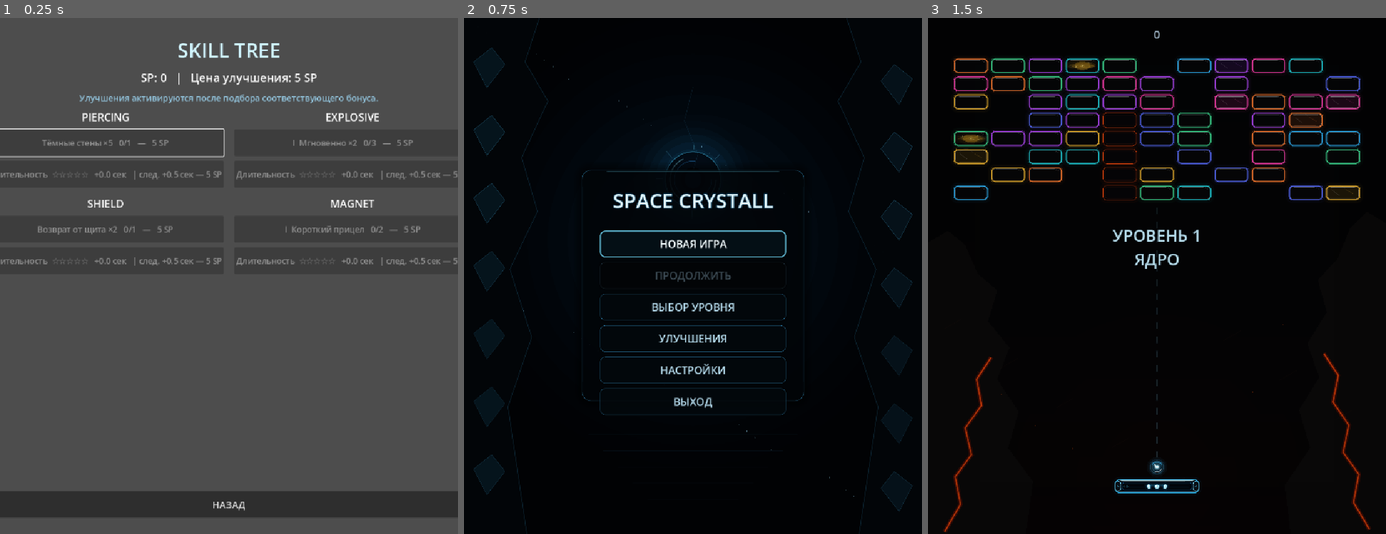
Above: before the commit, frames 1-3 (left to right).
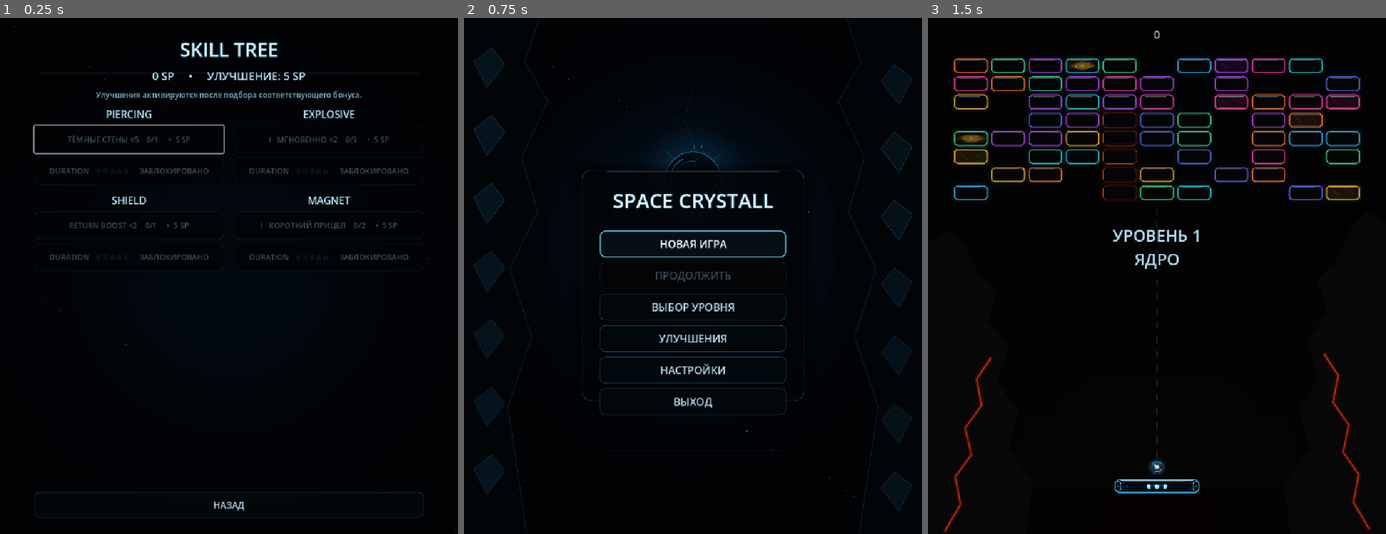
Above: after the commit, the same moments.

Repository: Ardarik421/arkanoid
Game: Godot game, scene res://scenes/skill_tree.tscn
The game is run twice, just before and just after one commit, with the same random seed, the same clock (stepped at 60 frames per second) and the same inputs. This scene is started directly instead of the project's main scene. Sound files missing from this copy of the repository are replaced by a short silence.
Inputs:
- Up to frame 1 (0.25 s): no input
- Up to frame 2 (0.75 s): click "НАЗАД" at 0.5 s
- Up to frame 3 (1.5 s): click "НОВАЯ ИГРА" at 1.25 s

The runs differ from the first frame. In frame 1, 99% of the frame differs, in the area x 0-100%, y 0-100%; in frame 2, nothing differs; in frame 3, nothing differs.

Commit message:
Style skill tree interface

Diff:
--- a/scenes/skill_tree.gd
+++ b/scenes/skill_tree.gd
@@ -1,6 +1,7 @@
 extends Control
 
 const MAIN_MENU_SCENE: String = "res://scenes/main_menu.tscn"
+var animation_time: float = 0.0
 
 @onready var sp_label: Label = $Margin/VBox/Header/SPLabel
 @onready var status_label: Label = $Margin/VBox/StatusLabel
@@ -9,71 +10,130 @@
 	_setup_style()
 	_refresh()
 	$Margin/VBox/Branches/Piercing/Gameplay.grab_focus()
+	queue_redraw()
+
+func _process(delta):
+	animation_time += delta
+	queue_redraw()
 
 func _unhandled_input(event):
 	if event.is_action_pressed("ui_cancel"):
 		_back_to_menu()
 
+func _draw():
+	var viewport_size := size
+	var pulse := 0.5 + 0.5 * sin(animation_time * 0.7)
+	draw_rect(Rect2(Vector2.ZERO, viewport_size), Color(0.004, 0.008, 0.016, 1.0), true)
+	for i in range(48):
+		var x := float((i * 173 + 47) % int(viewport_size.x))
+		var y := float((i * 97 + 31) % int(viewport_size.y))
+		var twinkle := 0.5 + 0.5 * sin(animation_time * 0.55 + float(i) * 1.37)
+		draw_circle(Vector2(x, y), 0.7 + float(i % 3) * 0.3, Color(0.58, 0.86, 1.0, 0.08 + twinkle * 0.22))
+	var center := viewport_size * 0.5
+	for i in range(7, 0, -1):
+		draw_circle(center, 110.0 + float(i) * 55.0, Color(0.04, 0.24, 0.38, 0.004 + float(8 - i) * 0.004))
+	draw_line(Vector2(80, 116), Vector2(viewport_size.x - 80, 116), Color(0.28, 0.76, 1.0, 0.12 + pulse * 0.05), 1.0)
+
 func _setup_style():
-	$Margin/VBox/Title.add_theme_font_size_override("font_size", 42)
-	$Margin/VBox/Title.add_theme_color_override("font_color", Color(0.82, 0.96, 1.0))
-	sp_label.add_theme_font_size_override("font_size", 24)
-	status_label.add_theme_font_size_override("font_size", 18)
-	status_label.add_theme_color_override("font_color", Color(0.58, 0.78, 0.88))
+	$Margin/VBox/Title.add_theme_font_size_override("font_size", 40)
+	$Margin/VBox/Title.add_theme_color_override("font_color", Color(0.84, 0.96, 1.0))
+	$Margin/VBox/Title.add_theme_color_override("font_outline_color", Color(0.02, 0.20, 0.31, 0.95))
+	$Margin/VBox/Title.add_theme_constant_override("outline_size", 5)
+	sp_label.add_theme_font_size_override("font_size", 23)
+	sp_label.add_theme_color_override("font_color", Color(0.74, 0.92, 1.0))
+	status_label.add_theme_font_size_override("font_size", 16)
+	status_label.add_theme_color_override("font_color", Color(0.50, 0.72, 0.82))
 	for branch in $Margin/VBox/Branches.get_children():
-		branch.add_theme_constant_override("separation", 10)
+		branch.add_theme_constant_override("separation", 8)
+		var title: Label = branch.get_node("Title")
+		title.add_theme_font_size_override("font_size", 21)
+		title.add_theme_color_override("font_color", Color(0.72, 0.90, 0.98))
 		for child in branch.get_children():
-			if child is Label:
-				child.add_theme_font_size_override("font_size", 22)
 			if child is Button:
-				child.custom_minimum_size = Vector2(0, 56)
-				child.add_theme_font_size_override("font_size", 17)
-	$Margin/VBox/BackButton.custom_minimum_size = Vector2(0, 56)
-	$Margin/VBox/BackButton.add_theme_font_size_override("font_size", 20)
+				child.custom_minimum_size = Vector2(0, 58)
+				child.add_theme_font_size_override("font_size", 16)
+	$Margin/VBox/BackButton.add_theme_font_size_override("font_size", 19)
+	_style_back_button($Margin/VBox/BackButton)
+
+func _make_button_style(border: Color, background: Color, width: int) -> StyleBoxFlat:
+	var style := StyleBoxFlat.new()
+	style.bg_color = background
+	style.border_color = border
+	style.set_border_width_all(width)
+	style.set_corner_radius_all(10)
+	style.content_margin_left = 12.0
+	style.content_margin_right = 12.0
+	style.shadow_color = Color(0, 0, 0, 0.38)
+	style.shadow_size = 5
+	return style
+
+func _apply_node_style(button: Button, purchased: bool, available: bool):
+	button.add_theme_color_override("font_color", Color(0.76, 0.90, 0.96))
+	button.add_theme_color_override("font_hover_color", Color(0.96, 0.995, 1.0))
+	button.add_theme_color_override("font_focus_color", Color(0.96, 0.995, 1.0))
+	button.add_theme_color_override("font_disabled_color", Color(0.34, 0.43, 0.48, 0.72))
+	if purchased:
+		button.add_theme_stylebox_override("normal", _make_button_style(Color(0.34, 0.86, 1.0, 0.72), Color(0.02, 0.11, 0.15, 0.92), 2))
+		button.add_theme_stylebox_override("disabled", _make_button_style(Color(0.28, 0.70, 0.84, 0.48), Color(0.015, 0.075, 0.10, 0.86), 1))
+	elif available:
+		button.add_theme_stylebox_override("normal", _make_button_style(Color(0.18, 0.52, 0.70, 0.55), Color(0.01, 0.035, 0.052, 0.82), 1))
+		button.add_theme_stylebox_override("hover", _make_button_style(Color(0.42, 0.88, 1.0, 0.92), Color(0.02, 0.08, 0.11, 0.94), 2))
+		button.add_theme_stylebox_override("focus", _make_button_style(Color(0.48, 0.90, 1.0, 0.96), Color(0.02, 0.07, 0.10, 0.94), 2))
+	else:
+		button.add_theme_stylebox_override("disabled", _make_button_style(Color(0.10, 0.20, 0.25, 0.42), Color(0.008, 0.016, 0.024, 0.80), 1))
+
+func _style_back_button(button: Button):
+	button.add_theme_color_override("font_color", Color(0.72, 0.87, 0.94))
+	button.add_theme_stylebox_override("normal", _make_button_style(Color(0.18, 0.50, 0.68, 0.38), Color(0.012, 0.035, 0.052, 0.72), 1))
+	button.add_theme_stylebox_override("hover", _make_button_style(Color(0.38, 0.84, 1.0, 0.88), Color(0.020, 0.075, 0.105, 0.90), 2))
+	button.add_theme_stylebox_override("focus", _make_button_style(Color(0.46, 0.88, 1.0, 0.96), Color(0.018, 0.062, 0.090, 0.92), 2))
 
 func _refresh():
-	sp_label.text = "SP: %d   |   Цена улучшения: %d SP" % [SaveManager.skill_points, SaveManager.SKILL_COST]
-	_set_gameplay_button($Margin/VBox/Branches/Piercing/Gameplay, SaveManager.piercing_gameplay, 1, "Тёмные стены ×5")
+	sp_label.text = "%d SP     •     УЛУЧШЕНИЕ: %d SP" % [SaveManager.skill_points, SaveManager.SKILL_COST]
+	_set_gameplay_button($Margin/VBox/Branches/Piercing/Gameplay, SaveManager.piercing_gameplay, 1, "ТЁМНЫЕ СТЕНЫ ×5")
 	_set_duration_button($Margin/VBox/Branches/Piercing/Duration, SaveManager.piercing_duration, SaveManager.piercing_gameplay >= 1)
-
 	_set_gameplay_button($Margin/VBox/Branches/Explosive/Gameplay, SaveManager.explosive_gameplay, 3, _explosive_text())
 	_set_duration_button($Margin/VBox/Branches/Explosive/Duration, SaveManager.explosive_duration, SaveManager.explosive_gameplay >= 3)
-
-	_set_gameplay_button($Margin/VBox/Branches/Shield/Gameplay, SaveManager.shield_gameplay, 1, "Возврат от щита ×2")
+	_set_gameplay_button($Margin/VBox/Branches/Shield/Gameplay, SaveManager.shield_gameplay, 1, "RETURN BOOST ×2")
 	_set_duration_button($Margin/VBox/Branches/Shield/Duration, SaveManager.shield_duration, SaveManager.shield_gameplay >= 1)
-
 	_set_gameplay_button($Margin/VBox/Branches/Magnet/Gameplay, SaveManager.magnet_gameplay, 2, _magnet_text())
 	_set_duration_button($Margin/VBox/Branches/Magnet/Duration, SaveManager.magnet_duration, SaveManager.magnet_gameplay >= 2)
 
 func _set_gameplay_button(button: Button, rank: int, max_rank: int, description: String):
-	if rank >= max_rank:
-		button.text = description + "   [MAX]"
-		button.disabled = true
-		return
-	button.text = description + "   %d/%d   —   5 SP" % [rank, max_rank]
-	button.disabled = not SaveManager.can_afford_skill()
+	var complete := rank >= max_rank
+	var affordable := SaveManager.can_afford_skill()
+	button.disabled = complete or not affordable
+	if complete:
+		button.text = description + "    ✓"
+	else:
+		button.text = description + "    %d/%d     •  5 SP" % [rank, max_rank]
+	_apply_node_style(button, complete, affordable and not complete)
 
 func _set_duration_button(button: Button, rank: int, prerequisite_met: bool):
 	var stars := ""
 	for i in range(SaveManager.MAX_DURATION_RANK):
 		stars += "★" if i < rank else "☆"
-	if rank >= SaveManager.MAX_DURATION_RANK:
-		button.text = "Длительность  %s   +%.1f сек   [MAX]" % [stars, rank * 0.5]
-		button.disabled = true
-		return
-	button.text = "Длительность  %s   +%.1f сек   | след. +0.5 сек — 5 SP" % [stars, rank * 0.5]
-	button.disabled = not prerequisite_met or not SaveManager.can_afford_skill()
+	var complete := rank >= SaveManager.MAX_DURATION_RANK
+	var available := prerequisite_met and SaveManager.can_afford_skill() and not complete
+	button.disabled = not available
+	if complete:
+		button.text = "DURATION   %s     +%.1f сек   ✓" % [stars, rank * 0.5]
+	elif prerequisite_met:
+		button.text = "DURATION   %s     +%.1f → +%.1f сек   • 5 SP" % [stars, rank * 0.5, (rank + 1) * 0.5]
+	else:
+		button.text = "DURATION   %s     ЗАБЛОКИРОВАНО" % stars
+	_apply_node_style(button, complete, available)
 
 func _explosive_text() -> String:
 	match SaveManager.explosive_gameplay:
-		0: return "I  Мгновенно ×2"
-		1: return "II  Мгновенно ×3"
-		_: return "III  Мгновенно ×5"
+		0: return "I   МГНОВЕННО ×2"
+		1: return "II  МГНОВЕННО ×3"
+		_: return "III МГНОВЕННО ×5"
 
 func _magnet_text() -> String:
 	if SaveManager.magnet_gameplay == 0:
-		return "I  Короткий прицел"
-	return "II  Дальний прицел"
+		return "I   КОРОТКИЙ ПРИЦЕЛ"
+	return "II  ДАЛЬНИЙ ПРИЦЕЛ"
 
 func _purchase(callable: Callable, success_text: String):
 	if callable.call():
@@ -82,25 +142,13 @@
 		status_label.text = "Улучшение сейчас недоступно."
 	_refresh()
 
-func _on_piercing_gameplay_pressed():
-	_purchase(SaveManager.purchase_piercing_gameplay, "PIERCING улучшен.")
-func _on_piercing_duration_pressed():
-	_purchase(SaveManager.purchase_piercing_duration, "PIERCING: длительность увеличена.")
-func _on_explosive_gameplay_pressed():
-	_purchase(SaveManager.purchase_explosive_gameplay, "EXPLOSIVE улучшен.")
-func _on_explosive_duration_pressed():
-	_purchase(SaveManager.purchase_explosive_duration, "EXPLOSIVE: длительность увеличена.")
-func _on_shield_gameplay_pressed():
-	_purchase(SaveManager.purchase_shield_gameplay, "SHIELD улучшен.")
-func _on_shield_duration_pressed():
-	_purchase(SaveManager.purchase_shield_duration, "SHIELD: длительность увеличена.")
-func _on_magnet_gameplay_pressed():
-	_purchase(SaveManager.purchase_magnet_gameplay, "MAGNET улучшен.")
-func _on_magnet_duration_pressed():
-	_purchase(SaveManager.purchase_magnet_duration, "MAGNET: длительность увеличена.")
-
-func _on_back_pressed():
-	_back_to_menu()
-
-func _back_to_menu():
-	get_tree().change_scene_to_file(MAIN_MENU_SCENE)
+func _on_piercing_gameplay_pressed(): _purchase(SaveManager.purchase_piercing_gameplay, "PIERCING улучшен.")
+func _on_piercing_duration_pressed(): _purchase(SaveManager.purchase_piercing_duration, "PIERCING: длительность увеличена.")
+func _on_explosive_gameplay_pressed(): _purchase(SaveManager.purchase_explosive_gameplay, "EXPLOSIVE улучшен.")
+func _on_explosive_duration_pressed(): _purchase(SaveManager.purchase_explosive_duration, "EXPLOSIVE: длительность увеличена.")
+func _on_shield_gameplay_pressed(): _purchase(SaveManager.purchase_shield_gameplay, "SHIELD улучшен.")
+func _on_shield_duration_pressed(): _purchase(SaveManager.purchase_shield_duration, "SHIELD: длительность увеличена.")
+func _on_magnet_gameplay_pressed(): _purchase(SaveManager.purchase_magnet_gameplay, "MAGNET улучшен.")
+func _on_magnet_duration_pressed(): _purchase(SaveManager.purchase_magnet_duration, "MAGNET: длительность увеличена.")
+func _on_back_pressed(): _back_to_menu()
+func _back_to_menu(): get_tree().change_scene_to_file(MAIN_MENU_SCENE)
